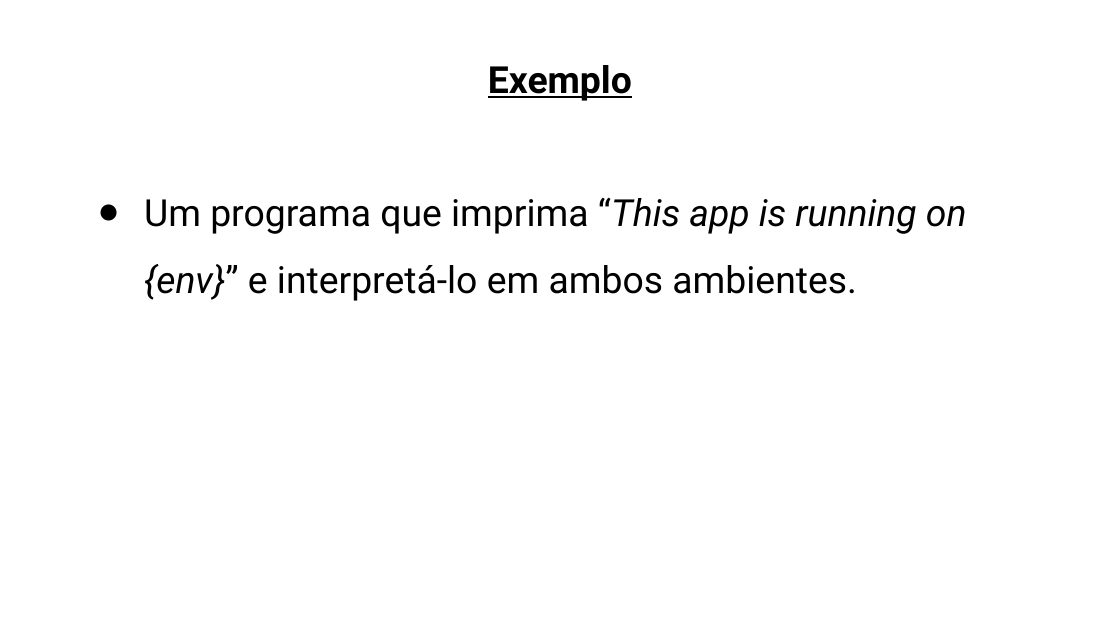
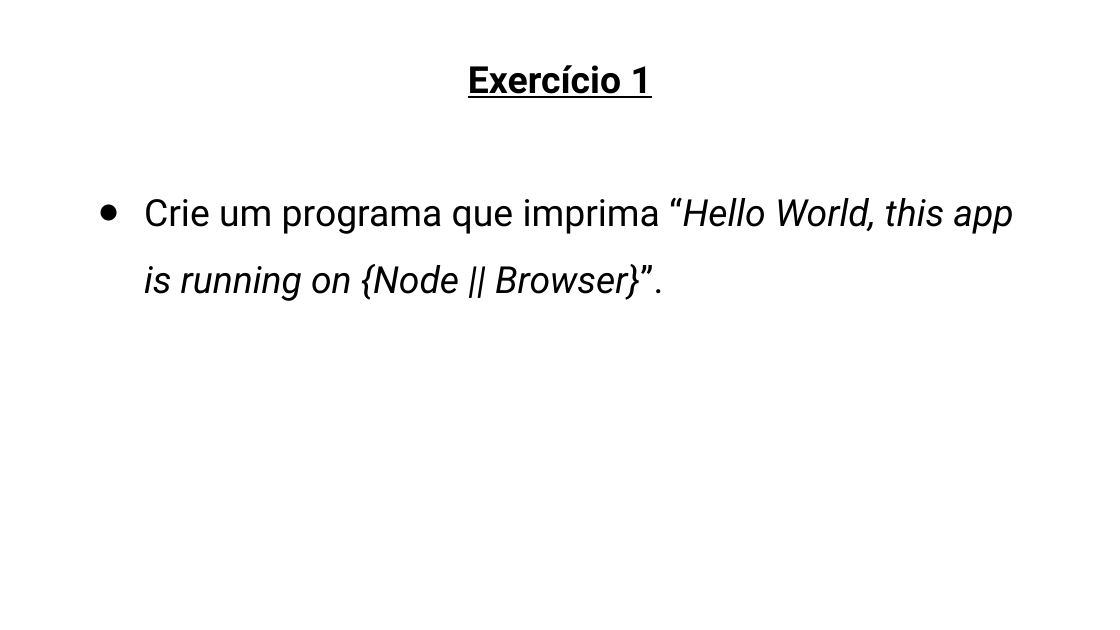
Before and after one commit to ahlechandre/js-intro, a slide deck: slide 17 of slides/javascript.pptx. Drawn at 1120x630 pixels with LibreOffice and Linux fonts; fonts in the diff are those of the drawing. Boxes give left, top, right and bottom in pixels: in the first picture for what was removed or moved away, otherwise in the second. Text is boxed around its words. In the diff, an @@ line names an element or a change of style, - is before the commit and + after.

```diff
--- a/slides/javascript.pptx
+++ b/slides/javascript.pptx
@@ text at (468, 65, 652, 98): text changed @@
-Exemplo
+Exercício 1
@@ text at (144, 198, 1013, 301): text changed; italic on @@
-● Um programa que imprima “This app is running on {env}” e interpretá-lo em ambos ambientes.
+● Crie um programa que imprima “Hello World, this app is running on {Node || Browser}”.
```
Also in this commit, not shown: 1 slide removed, 25 other files.
